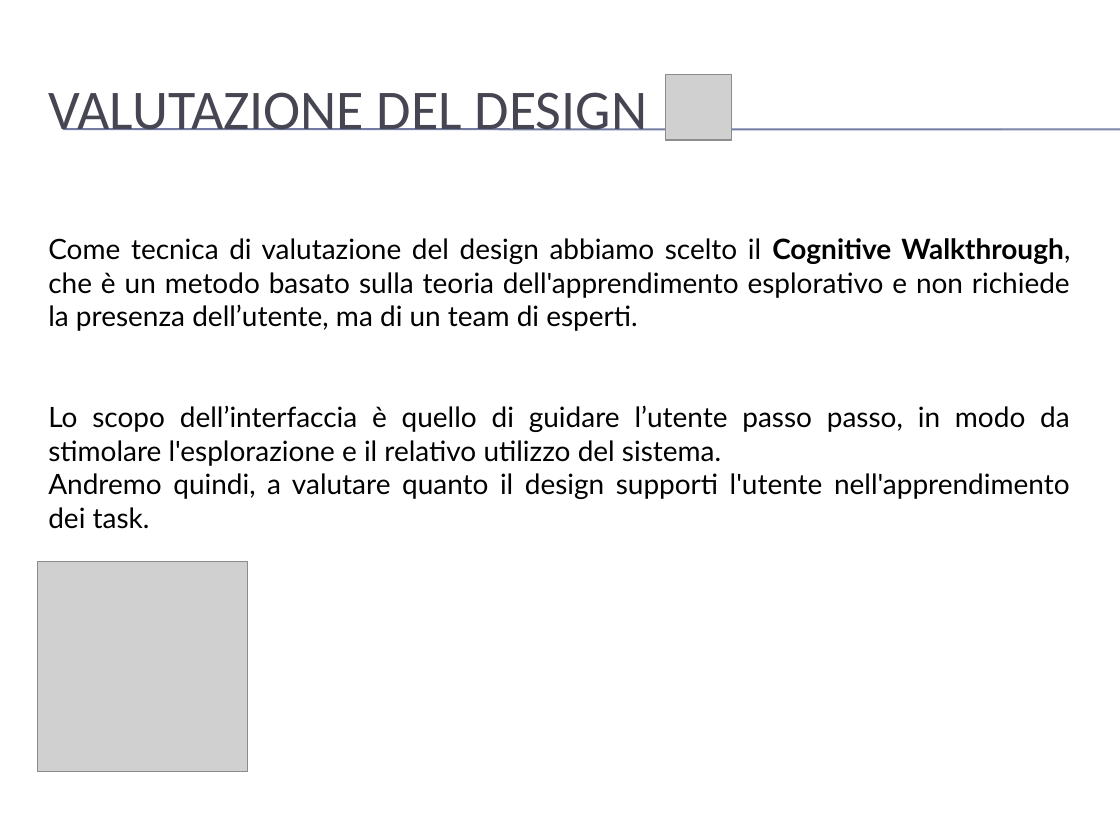
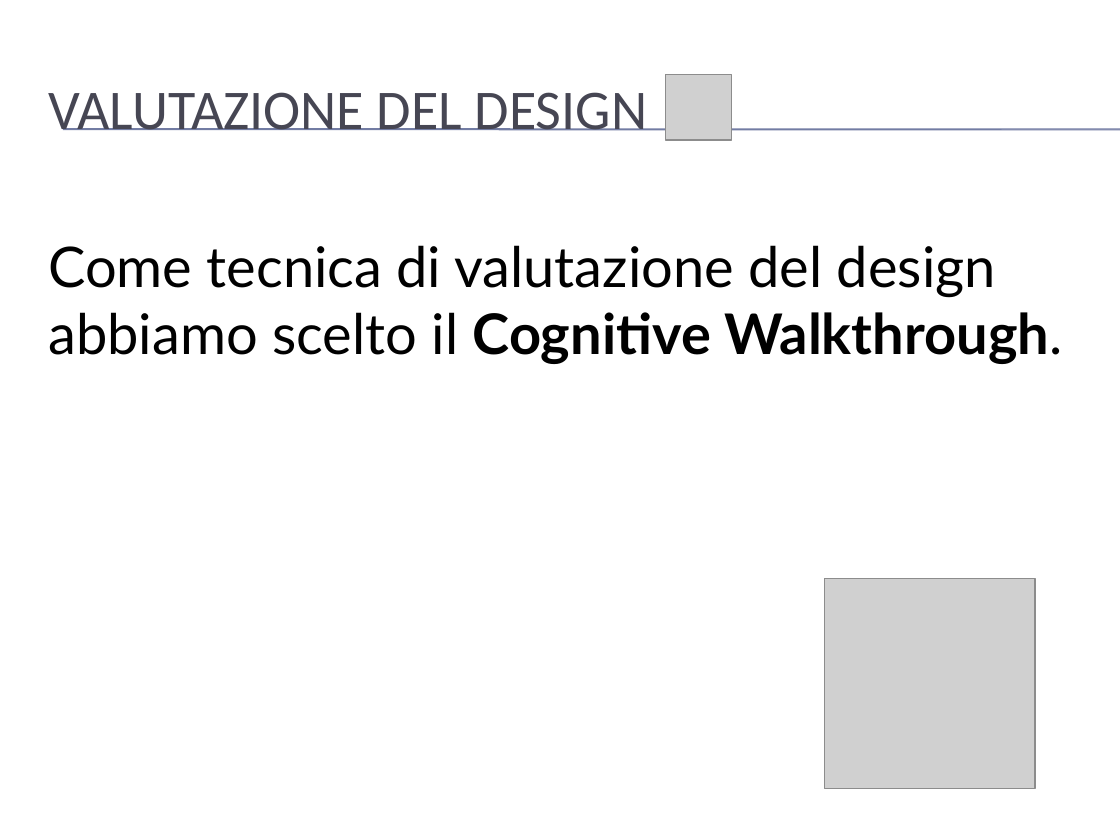
Before and after one commit to mario-santoro/Bullyingless, a slide deck: slide 16 of Assignment n.4/presentazione.pptx. Drawn at 1120x840 pixels with LibreOffice and Linux fonts; fonts in the diff are those of the drawing; grey boxes stand for pictures; background and template pictures are left out. Boxes give left, top, right and bottom in pixels: in the first picture for what was removed or moved away, otherwise in the second. Text is boxed around its words. In the diff, an @@ line names an element or a change of style, - is before the commit and + after.

```diff
--- a/Assignment n.4/presentazione.pptx
+++ b/Assignment n.4/presentazione.pptx
@@ text at [48, 245, 1062, 364]: text changed; size 18 to 36 pt @@
-Come tecnica di valutazione del design abbiamo scelto il Cognitive Walkthrough, che è un metodo basato sulla teoria dell'apprendimento esplorativo e non richiede la presenza dell’utente, ma di un team di esperti.
-Lo scopo dell’interfaccia è quello di guidare l’utente passo passo, in modo da stimolare l'esplorazione e il relativo utilizzo del sistema.
-Andremo quindi, a valutare quanto il design supporti l'utente nell'apprendimento dei task.
+Come tecnica di valutazione del design abbiamo scelto il Cognitive Walkthrough.
@@ picture: place and size @@
-picture at [37, 561, 248, 772]
+picture at [824, 578, 1035, 788]
```
Also in this commit, not shown: 13 other slides changed, 1 slide removed.
